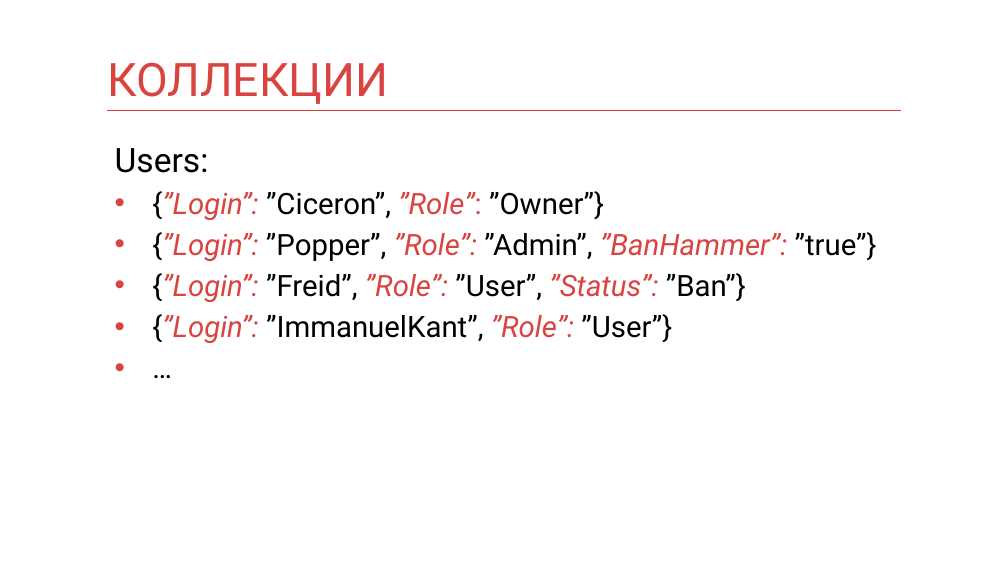
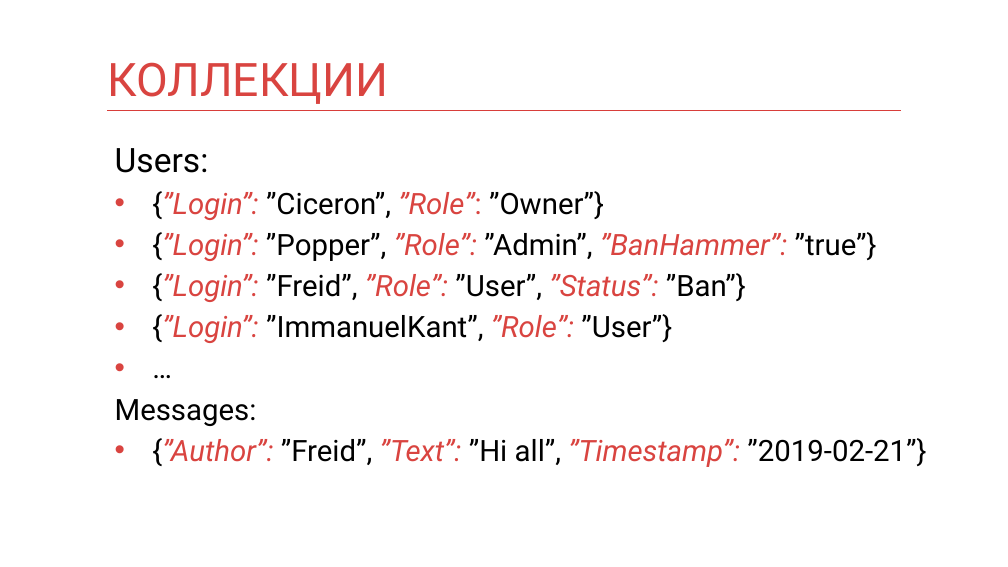
Before and after one commit to mnenorm74/web-game, a slide deck: slide 18 of db.pptx (slide 19 before the commit). Drawn at 1008x567 pixels with LibreOffice and Linux fonts; fonts in the diff are those of the drawing. Boxes give left, top, right and bottom in pixels: in the first picture for what was removed or moved away, otherwise in the second. Text is boxed around its words. In the diff, an @@ line names an element or a change of style, - is before the commit and + after.

```diff
--- a/db.pptx
+++ b/db.pptx
@@ text at bbox=[115, 399, 926, 467]: paragraphs added @@
+Messages:
+• {”Author”: ”Freid”, ”Text”: ”Hi all”, ”Timestamp”: ”2019-02-21”}
```
Also in this commit, not shown: 23 other slides changed, 13 slides added, 9 slides removed, 1 other file.
